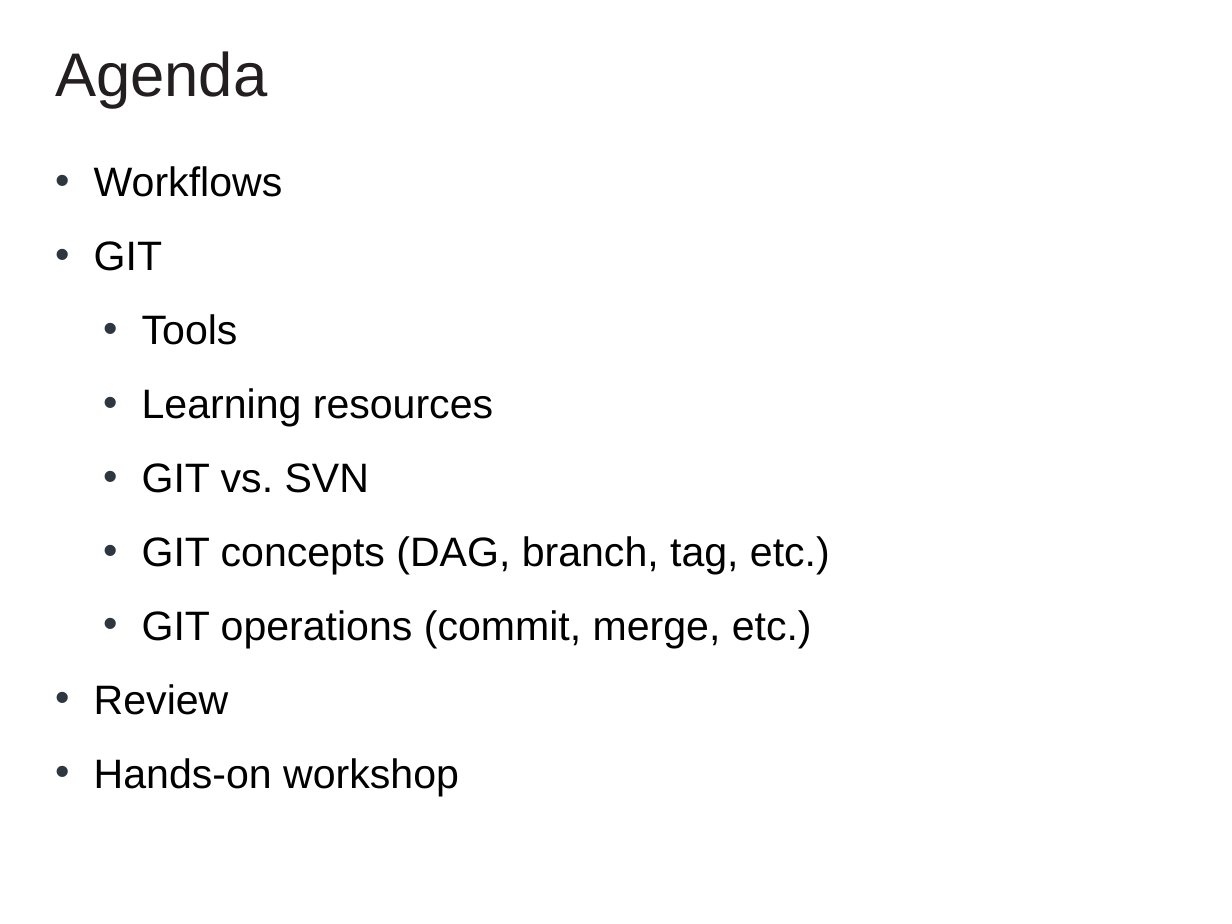
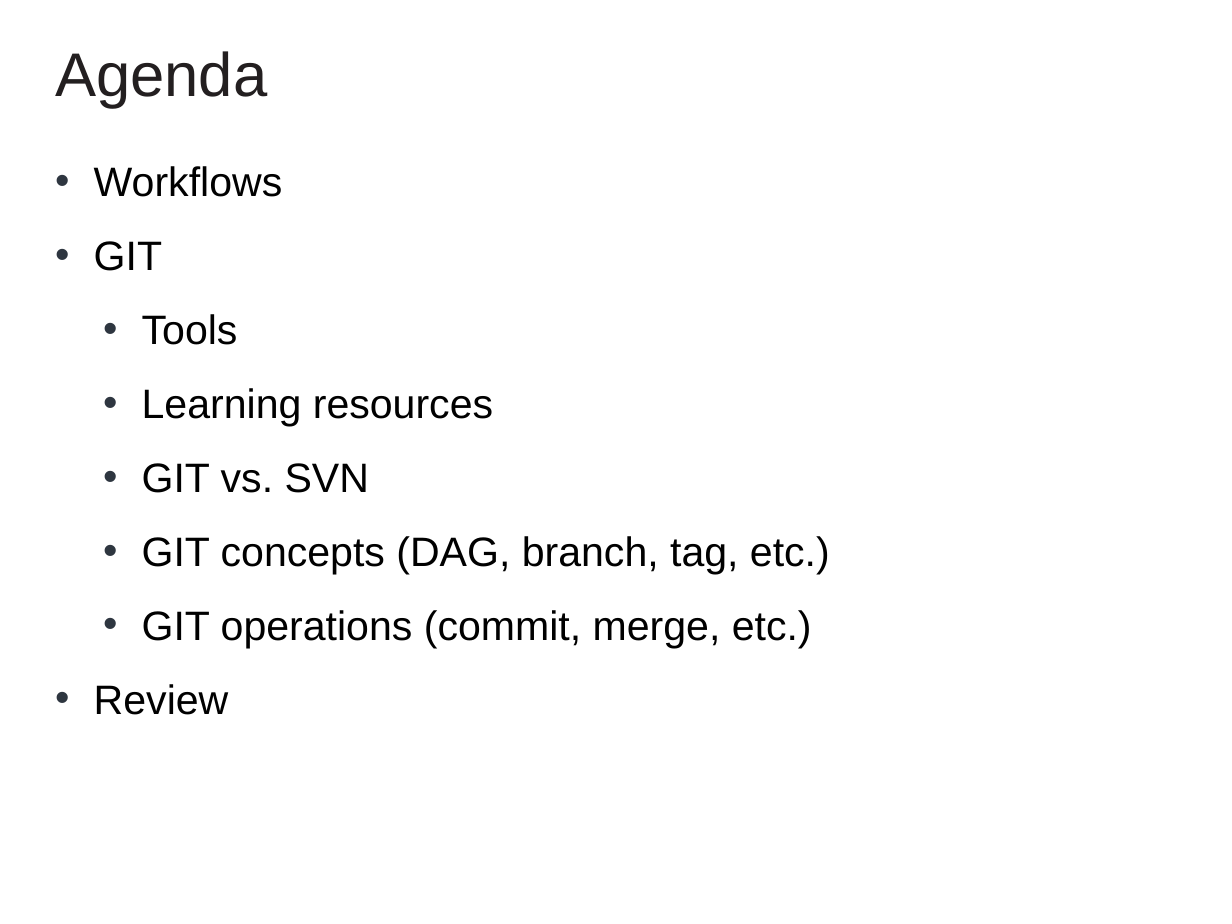
Before and after one commit to cvmocanu/git-presentation, a slide deck: slide 2 of GIT Presentation.pptx. Drawn at 1232x924 pixels with LibreOffice and Linux fonts; fonts in the diff are those of the drawing; background and template pictures are left out. Boxes give left, top, right and bottom in pixels: in the first picture for what was removed or moved away, otherwise in the second. Text is boxed around its words. In the diff, an @@ line names an element or a change of style, - is before the commit and + after.

Commit message:
remove workshop

```diff
--- a/GIT Presentation.pptx
+++ b/GIT Presentation.pptx
@@ text at box(94, 758, 459, 796): paragraph removed @@
-• Hands-on workshop
```
Also in this commit, not shown: 3 slides removed.
